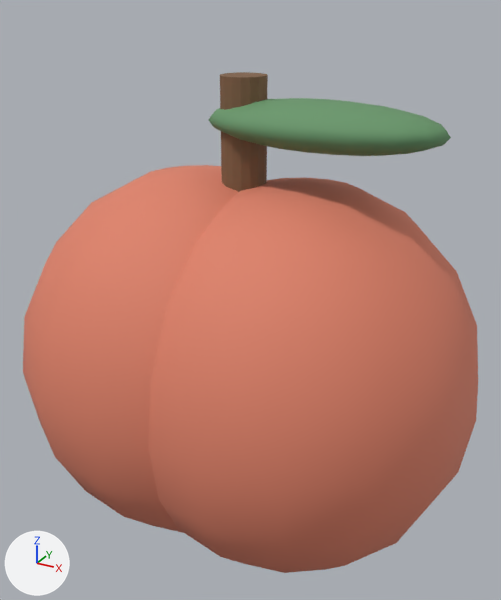
Renders of the Blender file art/apple.blend from each side of a commit.
The view is the same before and after, from a 50 mm camera at (0.371, -0.66, 0.631) aimed at (0.006, 0.004, 0.299). Arrows for +X, +Y and +Z are at lower left; the lights stay in place. The older version comes first.

The first picture shows 'Leaf', 'Scenery_coral.009', 'Stem'.
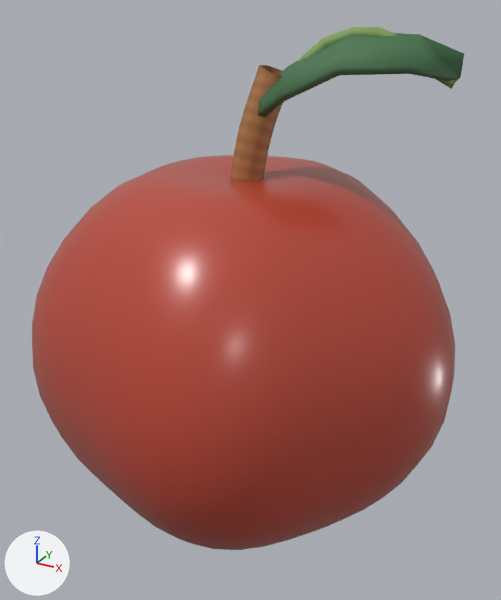
What differs and where, as boxes [x1, y1, x2, y2] in the pictures (501 x 600 px):
'Scenery_coral.009', reshaped, moved, recoloured (7% narrower): before [23, 165, 478, 573]; after [32, 155, 455, 550]
'Leaf', deleted (green): before [209, 98, 451, 156]
'Crafted_leaf', added (dark green): after [257, 33, 464, 118]
'Stem', deleted (brown): before [220, 72, 268, 192]
'Crafted_wood', added (brown): after [230, 65, 282, 182]
'Crafted_lightleaf', added: after [276, 27, 457, 110]
part 1 of me_sphere_269, rebuilt: before [23, 165, 238, 533]; after [32, 155, 455, 550]
part 2 of me_sphere_269, deleted (orange): before [148, 177, 478, 573]

Patch to the scene script:
```diff
--- a/art/apple.blend.py
+++ b/art/apple.blend.py
@@ img_craft_wood_wood @@
+img_craft_wood_wood = load_image('Craft_wood_wood', '_unpacked/Craft_wood_wood', 128, 128, 'sRGB')
@@ img_craft_wood_normal @@
+img_craft_wood_normal = load_image('Craft_wood_normal', '_unpacked/Craft_wood_normal', 128, 128, 'Non-Color')
@@ mat_apple_red @@
+mat_apple_red = principled_material('apple_red')
+mat_apple_red.base_color = (0.479, 0.0612, 0.0356)  # red #b84635
+mat_apple_red.roughness = 0.31
+mat_apple_red.coat_weight = 0.18
+mat_apple_red.coat_roughness = 0.24
@@ mat_lightleaf @@
+mat_lightleaf = principled_material('lightleaf')
+mat_lightleaf.base_color = (0.216, 0.356, 0.105)  # green #80a15b
+mat_lightleaf.roughness = 0.65
@@ mat_leaf @@
+mat_leaf = principled_material('leaf')
+mat_leaf.base_color = (0.0612, 0.171, 0.0723)  # dark green #46734c
+mat_leaf.roughness = 0.65
@@ mat_wood @@
+mat_wood = bpy.data.materials.new('wood')
+# uses the picture img_craft_wood_normal
+# uses the picture img_craft_wood_wood
@@ me_sphere_269 @@
 # used by ob_scenery_coral_009; location = (-0.06, 0.0, 0.22)
-me_sphere_269.from_pydata(...)  # 292 vertices, 320 faces; spans x -0.22..0.34, y -0.22..0.22, z -0.23..0.23
-me_sphere_269.materials.append(mat_coral_009)  # orange #df8269
+me_sphere_269.from_pydata(...)  # 840 vertices, 800 faces; spans x -0.23..0.251, y -0.245..0.245, z 0.01..0.453
+# me_sphere_269 part 1: the loose piece of 146 vertices spanning x -0.22..0.22, y -0.22..0.22, z -0.23..0.23 is rebuilt with 840 vertices and now spans x -0.23..0.251, y -0.245..0.245, z 0.01..0.453, in mat_apple_red (red #b84635)
+# me_sphere_269 part 2: the loose piece of 146 vertices spanning x -0.08..0.34, y -0.22..0.22, z -0.23..0.23 is deleted
+me_sphere_269.materials.append(mat_apple_red)  # red #b84635
@@ me_apple_leaf_midrib @@
+me_apple_leaf_midrib.from_pydata(...)  # 66 vertices, 60 faces; spans x 0.01..0.213, y -0.007..0.042, z 0.501..0.603
+me_apple_leaf_midrib.polygons.foreach_set('use_smooth', [True] * 60)
+me_apple_leaf_midrib.materials.append(mat_lightleaf)  # green #80a15b
@@ me_apple_leaf @@
+me_apple_leaf.from_pydata(...)  # 30 vertices, 28 faces; spans x 0.009..0.215, y -0.054..0.087, z 0.505..0.6
+me_apple_leaf.polygons.foreach_set('use_smooth', [True] * 28)
+me_apple_leaf.materials.append(mat_leaf)  # dark green #46734c
@@ me_apple_stalk @@
+me_apple_stalk.from_pydata(...)  # 66 vertices, 60 faces; spans x -0.0152..0.05, y -0.0185..0.0229, z 0.4267..0.5656
+me_apple_stalk.polygons.foreach_set('use_smooth', [True] * 60)
+me_apple_stalk.materials.append(mat_wood)
@@ ob_scenery_coral_009 @@
 ob_scenery_coral_009 = bpy.data.objects.new('Scenery_coral.009', me_sphere_269)
-ob_scenery_coral_009.location = (-0.06, 0.0, 0.22)
+ob_scenery_coral_009.location = (0.0, 0.0, 0.0)
@@ ob_stem @@
-ob_stem = bpy.data.objects.new('Stem', me_cylinder_053)
-ob_stem.location = (0.0, 0.0, 0.48)
@@ ob_leaf @@
-ob_leaf = bpy.data.objects.new('Leaf', me_sphere_271)
-ob_leaf.location = (0.09, 0.0, 0.51)
@@ ob_crafted_lightleaf @@
+ob_crafted_lightleaf = bpy.data.objects.new('Crafted_lightleaf', me_apple_leaf_midrib)
+ob_crafted_lightleaf.location = (0.0, 0.0, 0.0)
@@ ob_crafted_leaf @@
+ob_crafted_leaf = bpy.data.objects.new('Crafted_leaf', me_apple_leaf)
+ob_crafted_leaf.location = (0.0, 0.0, 0.0)
@@ ob_crafted_wood @@
+ob_crafted_wood = bpy.data.objects.new('Crafted_wood', me_apple_stalk)
+ob_crafted_wood.location = (0.0, 0.0, 0.0)
```
